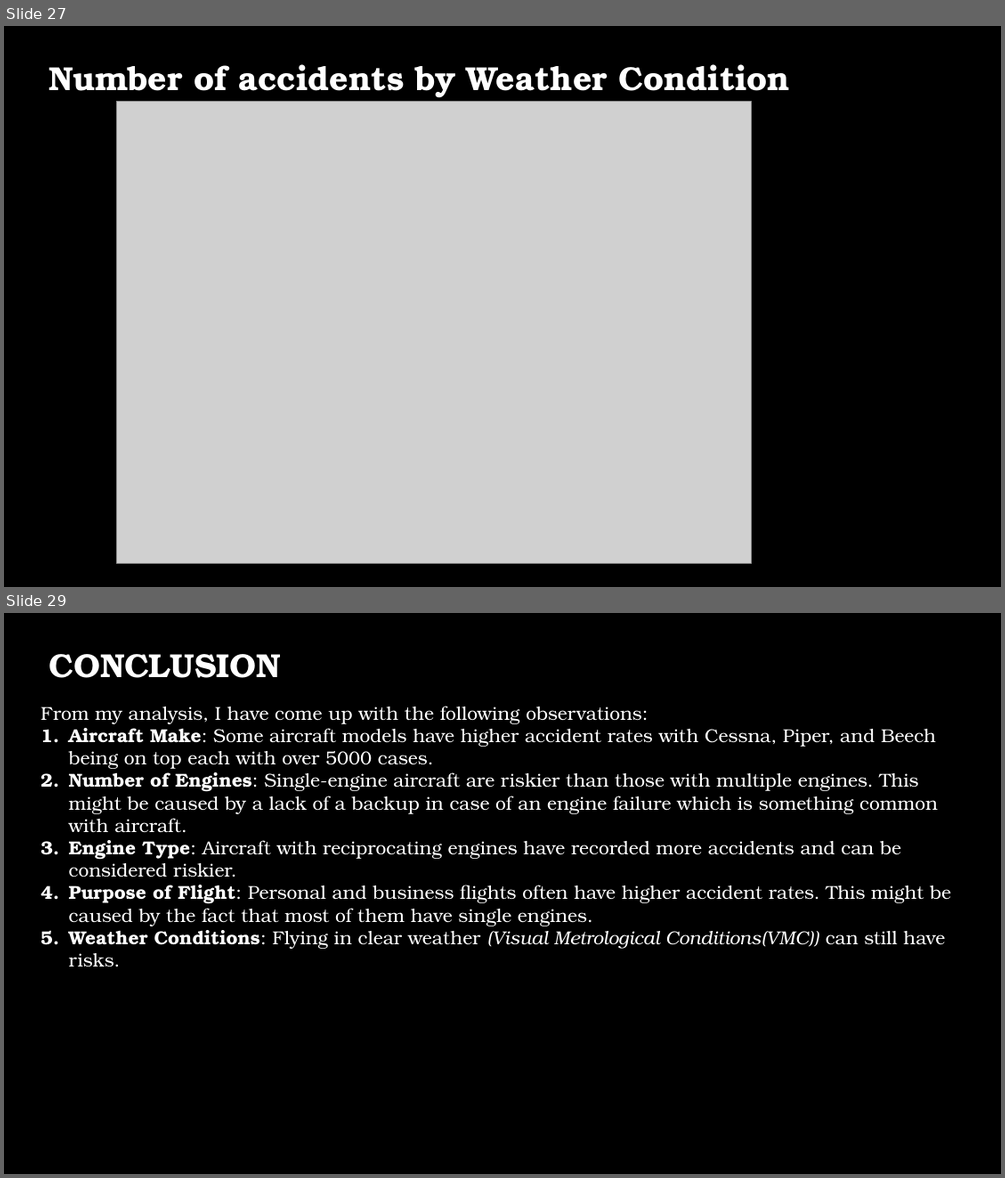
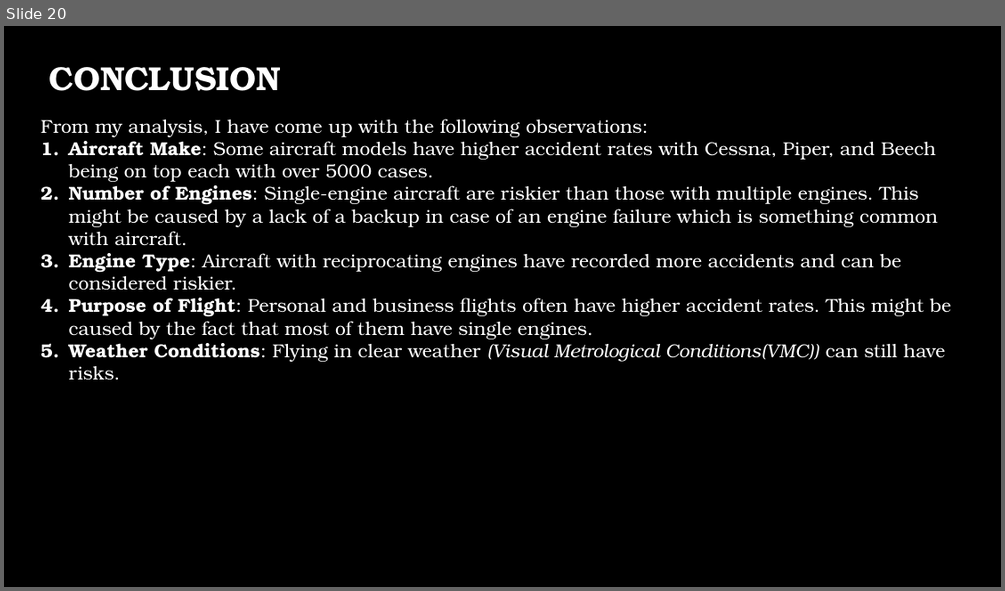
Before and after one commit to godwinmutuma/Phase1-project, a slide deck: Aviation Analysis.pptx. Shown one above the other, each under a label of ours: slides 27 and 29 before the commit, slide 20 after it; the slides between them are not shown. The pictures are 1005x1178 and 1005x591 pixels, drawn with LibreOffice and Linux fonts; fonts in the diff are those of the drawing; grey boxes stand for pictures; background and template pictures are left out. Boxes give left, top, right and bottom in pixels: in the first picture for what was removed or moved away, otherwise in the second. Text is boxed around its words. In the diff, an @@ line names an element or a change of style, - is before the commit and + after.

```diff
--- a/Aviation Analysis.pptx
+++ b/Aviation Analysis.pptx
@@ slide 27 removed at [4,26,1001,587], background picture (left out) @@
@@ text removed at [49,64,791,98] @@
-Number of accidents by Weather Condition
@@ picture removed at [117,102,751,564] @@
@@ what was slide 29 is now slide 20 @@
```
Also in this commit, not shown: 9 slides changed, 8 other slides removed, 1 other file.
